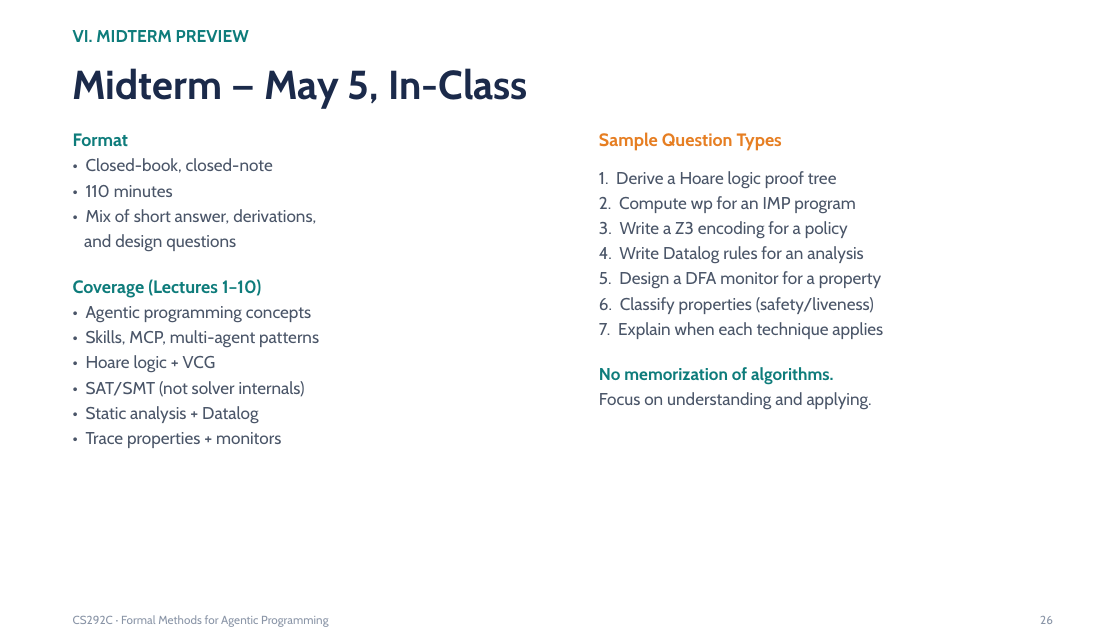
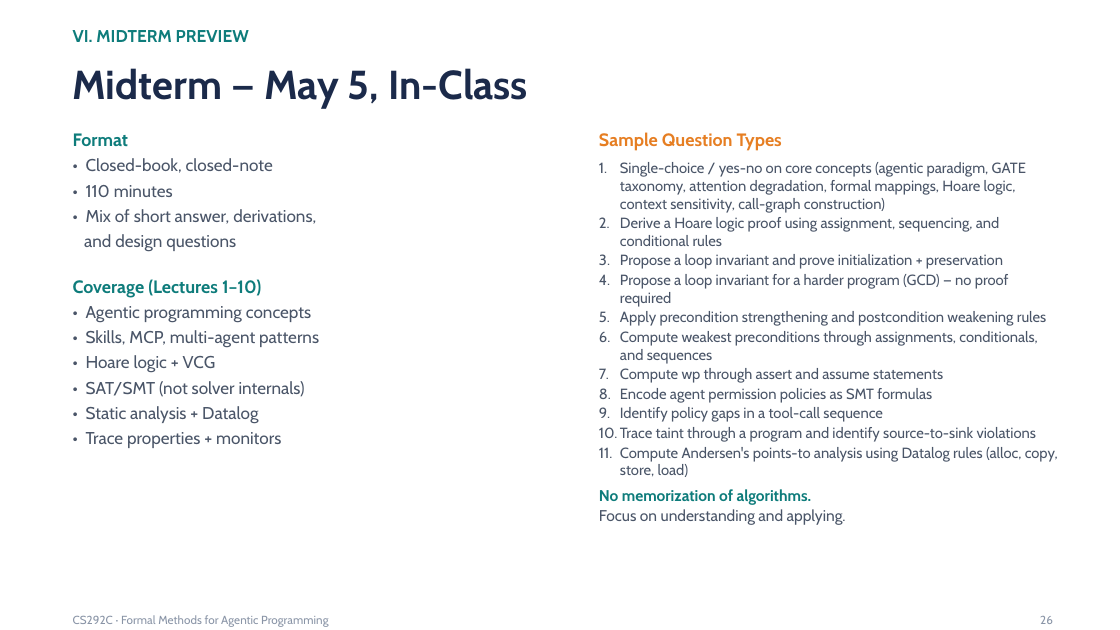
Before and after one commit to fredfeng/CS292C, a slide deck: slide 26 of lectures/lecture10.pptx. Drawn at 1120x630 pixels with LibreOffice and Linux fonts; fonts in the diff are those of the drawing. Boxes give left, top, right and bottom in pixels: in the first picture for what was removed or moved away, otherwise in the second. Text is boxed around its words. In the diff, an @@ line names an element or a change of style, - is before the commit and + after.

```diff
--- a/lectures/lecture10.pptx
+++ b/lectures/lecture10.pptx
@@ text at (599,132,846,525): size 11 to 10 pt in "No memorization of algorithms.", "Focus on understanding and applying."; less space between paragraphs @@
@@ text at (620,162,1058,477): text changed; size 11 to 9.5 pt @@
-1. Derive a Hoare logic proof tree
-2. Compute wp for an IMP program
-3. Write a Z3 encoding for a policy
-4. Write Datalog rules for an analysis
-5. Design a DFA monitor for a property
-6. Classify properties (safety/liveness)
-7. Explain when each technique applies
+1. Single-choice / yes-no on core concepts (agentic paradigm, GATE taxonomy, attention degradation, formal mappings, Hoare logic, context sensitivity, call-graph construction)
+2. Derive a Hoare logic proof using assignment, sequencing, and conditional rules
+3. Propose a loop invariant and prove initialization + preservation
+4. Propose a loop invariant for a harder program (GCD) — no proof required
+5. Apply precondition strengthening and postcondition weakening rules
+6. Compute weakest preconditions through assignments, conditionals, and sequences
+7. Compute wp through assert and assume statements
+8. Encode agent permission policies as SMT formulas
+9. Identify policy gaps in a tool-call sequence
+10. Trace taint through a program and identify source-to-sink violations
+11. Compute Andersen's points-to analysis using Datalog rules (alloc, copy, store, load)
```
Also in this commit, not shown: 5 other slides changed, 3 other files.
